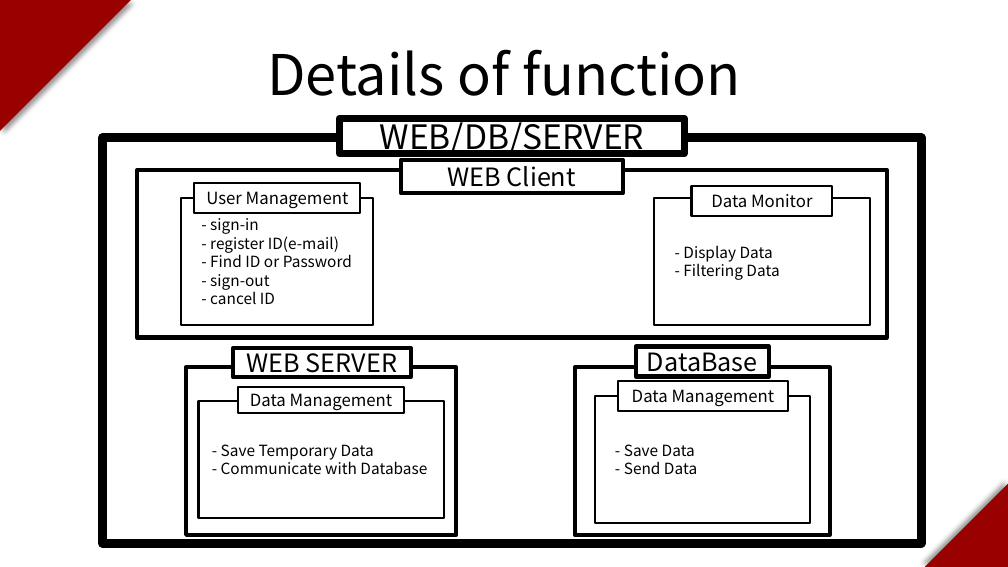
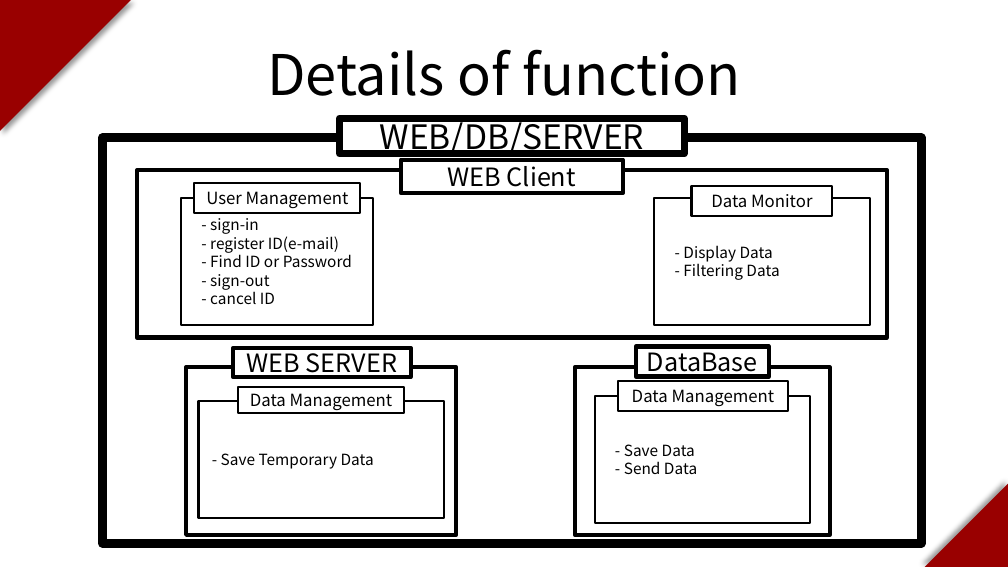
Before and after one commit to QIIOT2017ATEAM/-, a slide deck: slide 8 of PPT Data/TheTeamA(07.18).pptx. Drawn at 1008x567 pixels with LibreOffice and Linux fonts; fonts in the diff are those of the drawing. Boxes give left, top, right and bottom in pixels: in the first picture for what was removed or moved away, otherwise in the second. Text is boxed around its words. In the diff, an @@ line names an element or a change of style, - is before the commit and + after.

```diff
--- a/PPT Data/TheTeamA(07.18).pptx
+++ b/PPT Data/TheTeamA(07.18).pptx
@@ text in rectangle at (221,459,427,474): paragraph removed @@
-- Communicate with Database
```
Also in this commit, not shown: 8 other files.
